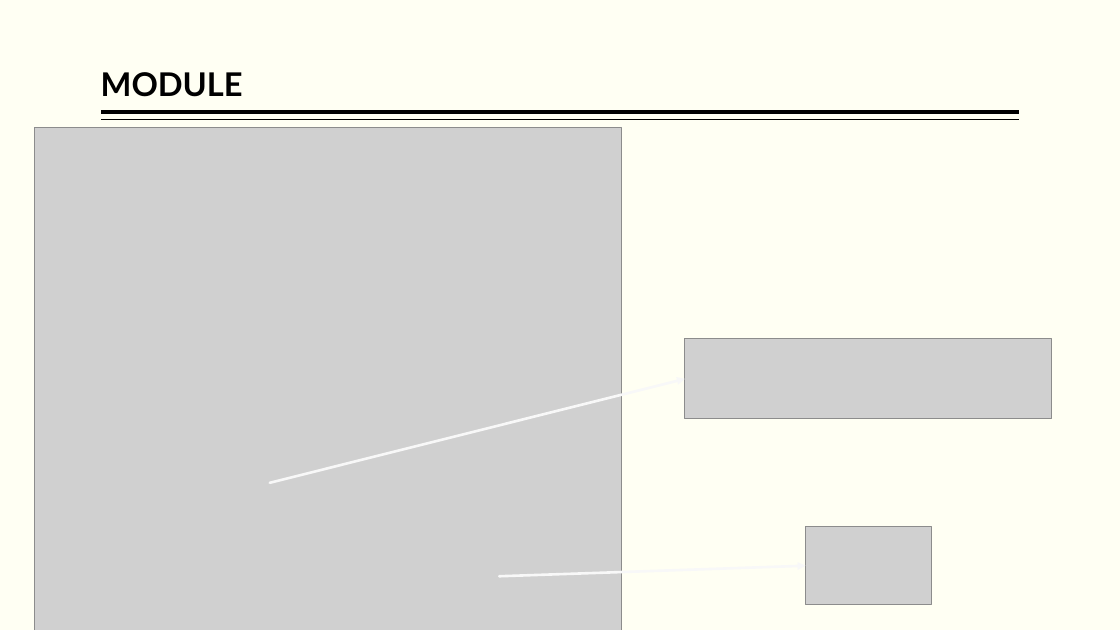
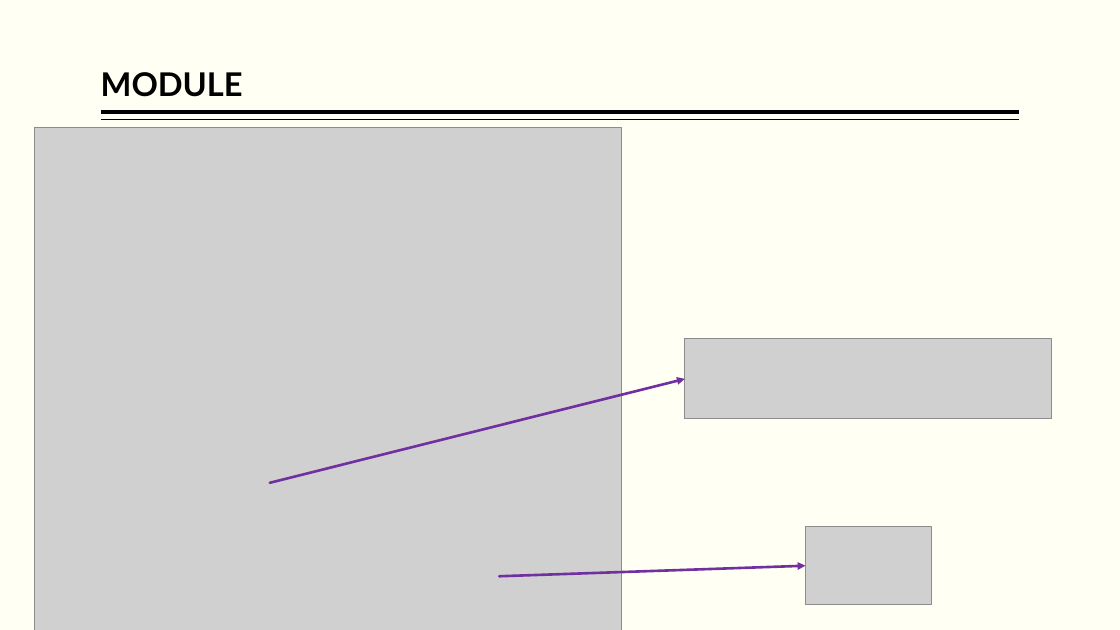
Before and after one commit to hpccsystems-solutions-lab/ScheduledFlights-Workshop, a slide deck: slide 55 of BigData-ECL.pptx (slide 53 before the commit). Drawn at 1120x630 pixels with LibreOffice and Linux fonts; fonts in the diff are those of the drawing; grey boxes stand for pictures. Boxes give left, top, right and bottom in pixels: in the first picture for what was removed or moved away, otherwise in the second. Text is boxed around its words. In the diff, an @@ line names an element or a change of style, - is before the commit and + after.

```diff
--- a/BigData-ECL.pptx
+++ b/BigData-ECL.pptx
@@ arrow (270, 483) - (685, 379): stroke #F8F8F8 2.25 pt to #7030A0 2.25 pt @@
@@ arrow (499, 576) - (806, 565): stroke #F8F8F8 2.25 pt to #7030A0 2.25 pt @@
```
Also in this commit, not shown: 15 other slides changed, 3 slides added, 1 slide removed, 6 other files.
